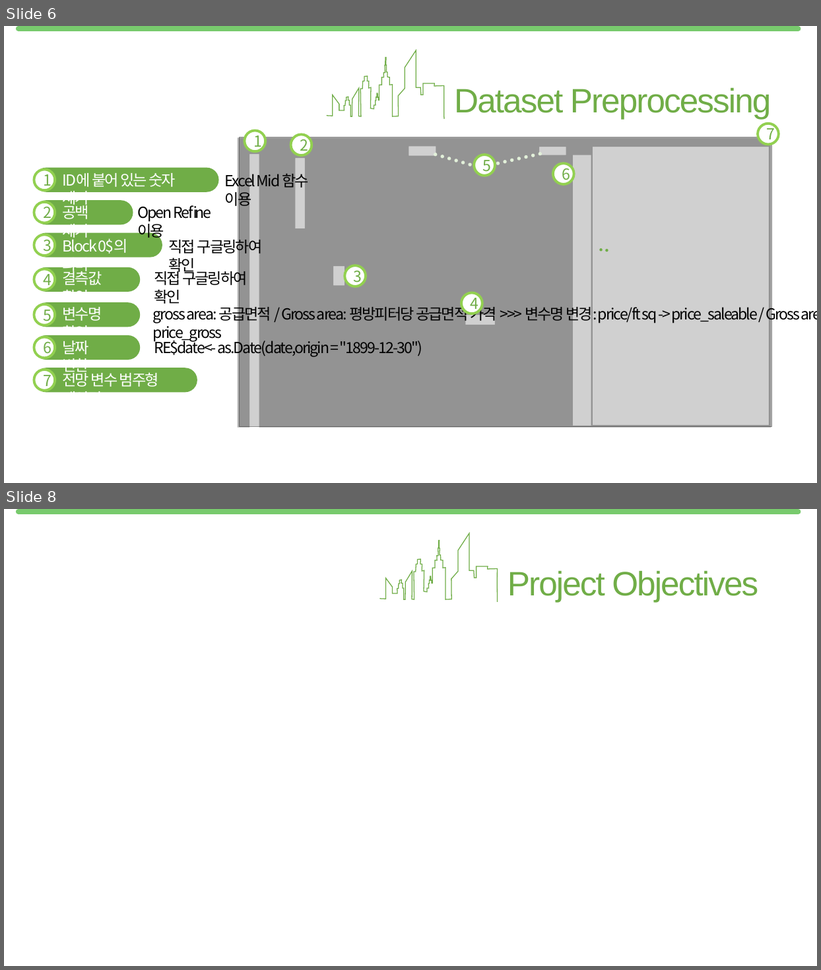
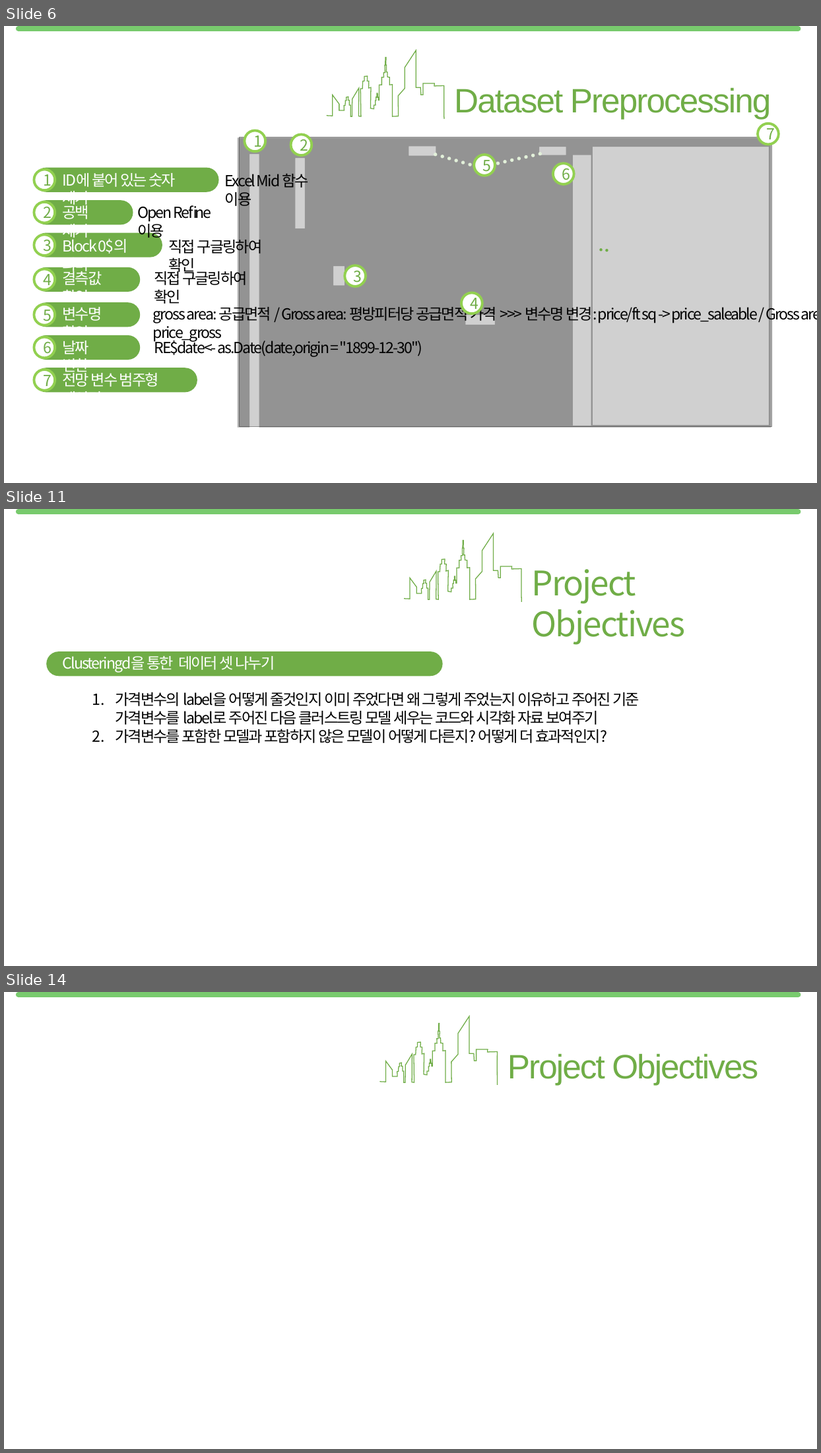
Before and after one commit to jyalways7/hk_realestate, a slide deck: 170128_HKRE_Mid_Report.pptx. Shown one above the other, each under a label of ours: slides 6 and 8 before the commit, slides 6, 11 and 14 after it; the slides between them are not shown. The pictures are 821x970 and 821x1453 pixels, drawn with LibreOffice and Linux fonts; fonts in the diff are those of the drawing; grey boxes stand for pictures. Boxes give left, top, right and bottom in pixels: in the first picture for what was removed or moved away, otherwise in the second. Text is boxed around its words. In the diff, an @@ line names an element or a change of style, - is before the commit and + after.

```diff
--- a/170128_HKRE_Mid_Report.pptx
+++ b/170128_HKRE_Mid_Report.pptx
@@ slide 11 added at [4, 509, 817, 966], background #FFFFFF; not listed: 1 template element that a slide beside it also shows @@
@@ freeform shape added at [404, 533, 522, 601], outline #70AD47 1 pt @@
@@ text added at [532, 569, 686, 645], 40 pt, text #70AD47 @@
+Project Objectives
@@ rounded rectangle added at [47, 652, 443, 676], fill #70AD47 @@
@@ text added at [63, 656, 275, 672], 18 pt, text #FFFFFF @@
+Clusteringd을 통한 데이터 셋 나누기
@@ text added at [115, 692, 640, 743], 18 pt, text #000000 @@
+1. 가격변수의 label을 어떻게 줄것인지 이미 주었다면 왜 그렇게 주었는지 이유하고 주어진 기준
+   가격변수를 label로 주어진 다음 클러스트링 모델 세우는 코드와 시각화 자료 보여주기
+2. 가격변수를 포함한 모델과 포함하지 않은 모델이 어떻게 다른지? 어떻게 더 효과적인지?
@@ what was slide 8 is now slide 14 @@
```
Also in this commit, not shown: 1 slide changed, 6 other slides added, 1 slide removed.
